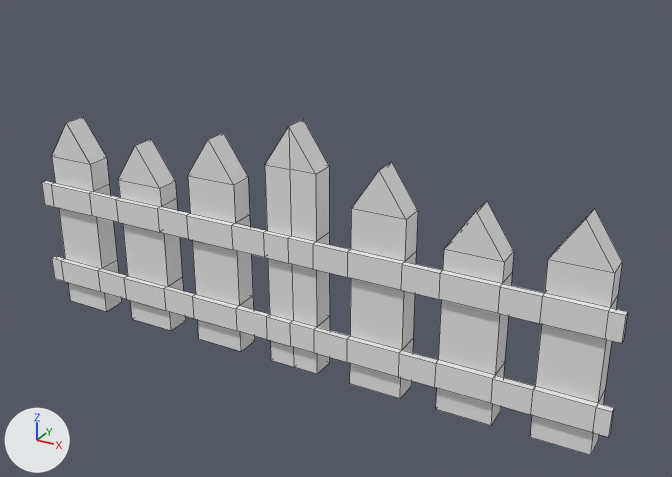
Two versions of the Blender file BlendFilesForUnity/Picket fence.blend, one commit apart.
Rendered twice from a 50 mm camera at (4.7, -7.71, 4.45) aimed at (0.43, 0.05, 0.58). The axes (+X, +Y, +Z) are drawn at lower left. The lights are the same throughout. Mesh edges are drawn as thin lines.

Before the edit, the objects in view are built like this:
```python
me_cube_001 = bpy.data.meshes.new('Cube.001')
me_cube_001.from_pydata(...)  # 270 vertices, 288 faces; spans x -3.45..3.45, y -0.21..0.14, z -1.0..1.77
me_cube_001.materials.append(mat_material_001)  # white #e7e7e7
ob_cube = bpy.data.objects.new('Cube', me_cube_001)
ob_cube.location = (0.0, 0.0, 0.0)
```
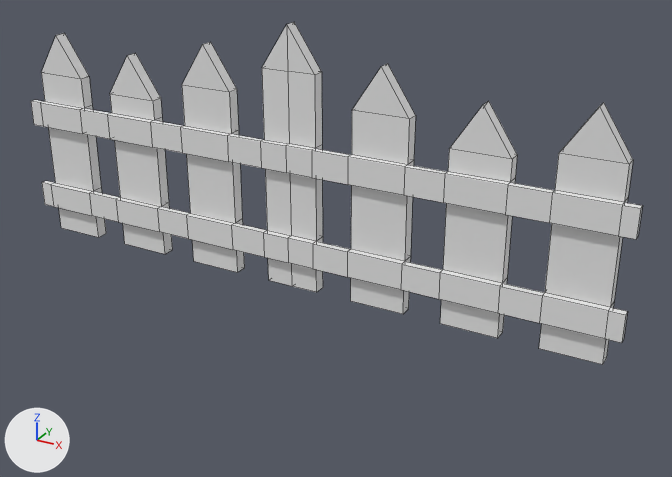
What changed in the scene script:
```text
Change me_cube_001:
    where me_cube_001.from_pydata(...)  # 270 vertices, 288 faces; spans x -3.45..3.45, y -0.21..0.14, z -1.0..1.77
    used by ob_cube; location = (0.0, 0.0, 0.0)
    me_cube_001 part 1: all 97 vertices in x -3.3..3.3, y 0.14, z -1.0..1.77 are moved by (0.0, -0.14, 1.0)
    me_cube_001 part 2: all 173 vertices in x -3.45..3.45, y -0.21..-0.14, z -1.0..1.77 are moved by (0.0, 0.0, 1.0)
```

Pixel boxes (x1, y1, x2, y2) of what changed, in the pictures (672 x 477 px; the box of a moved part takes in the faces that stretch with it):
'Cube', reshaped: before (42, 117, 627, 455); after (31, 22, 642, 365)
part 1 of me_cube_001, moved or reshaped: before (67, 117, 622, 454); after (56, 22, 633, 363)
part 2 of me_cube_001, moved or reshaped: before (45, 123, 627, 455); after (31, 25, 642, 365)
